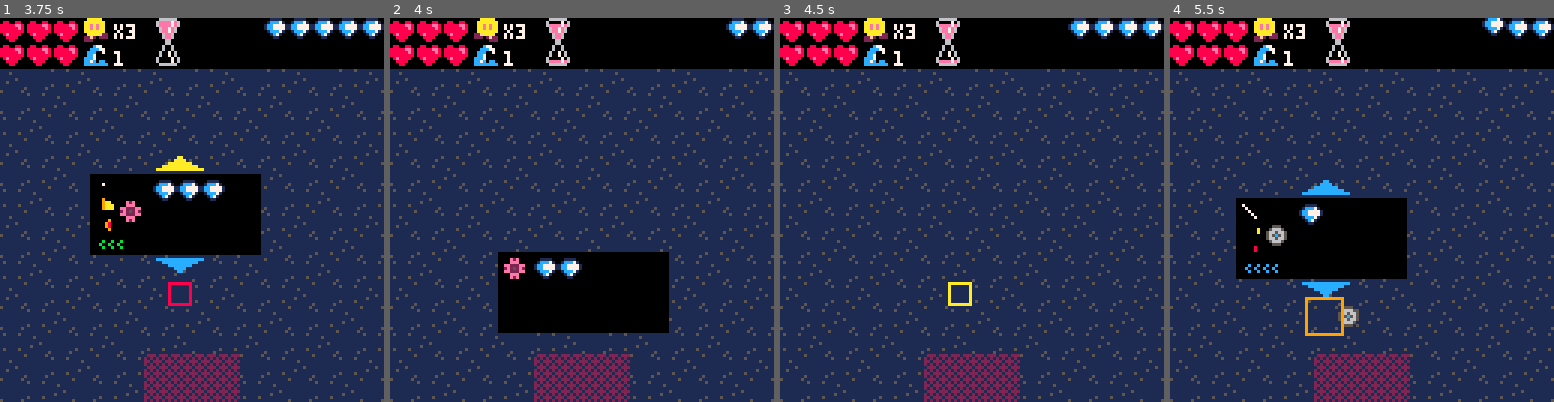
Above: before the commit, frames 1-4 (left to right).
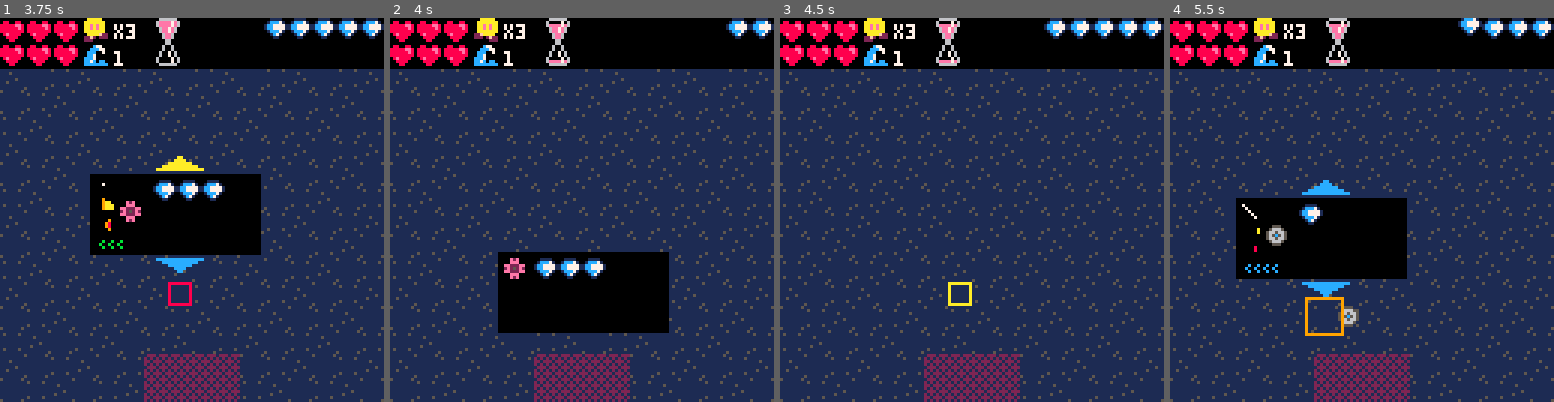
Above: after the commit, the same moments.

Repository: Gaveno/pico-mazing
Game: PICO-8 cartridge src/picomazing.p8
Two runs of this game, one before a commit and one after it. Both use one fixed random seed, a clock stepped at 60 frames per second and the inputs below.
Inputs:
- Up to frame 1 (3.75 s): tap O (Z key) at 0.33, 0.7, 1.43, 2.22, 3.1 s; tap X (X key) at 1.07, 2.07, 2.4, 2.73, 3.07, 3.4, 3.73 s; hold Left 1.97-2.37 s; hold Down 2.42-2.82 s; hold Right 2.87-3.53 s; hold Up from 3.58 s (still down)
- Up to frame 2 (4 s): keep holding Up; tap O (Z key) at 3.98 s
- Up to frame 3 (4.5 s): tap X (X key) at 4.07, 4.4 s; release Up at 4.08 s; hold Right from 4.13 s (still down)
- Up to frame 4 (5.5 s): release Right at 4.53 s; hold Down 4.58-5.08 s; tap X (X key) at 4.73, 5.07, 5.4 s; tap O (Z key) at 4.87 s; hold Left from 5.13 s (still down)

Frame 1 is identical in both runs. In frame 2, 0.2% of the frame differs, in the area x 50-57%, y 62-68%; in frame 3, 0.2%; in frame 4, 0.4%, in the area x 75-88%, y 0-6%.

Commit message:
Fixes
- Fixed rewards not giving correct amount for drones and bosses.
- Selling towers rounds up again so the base tower sells for full cost.
- Fixed lose condition not working on final boss.

Diff:
--- a/src/tower_menus.lua
+++ b/src/tower_menus.lua
@@ -70,7 +70,7 @@
     local tower = get_tower_at(x, y)
     if tower then
         -- Refund diamonds
-        local refund = flr(tower.type.cost * 0.75)
+        local refund = ceil(tower.type.cost * 0.75)
         diamonds += refund
 
         -- Remove tower
@@ -192,11 +192,6 @@
     spr(10, x + POPUP_MENU_WIDTH/2 - 6, y + POPUP_MENU_HEIGHT + 2, 1, 1, false, true)
     spr(10, x + POPUP_MENU_WIDTH/2 + 2, y + POPUP_MENU_HEIGHT + 2, 1, 1, true, true)
     pal()
-
-    -- Buttons
-    -- spr(16, x + 2, y + POPUP_MENU_HEIGHT - 1)
-    -- spr(17, x + POPUP_MENU_WIDTH - 10, y + POPUP_MENU_HEIGHT - 1)
-
 end
 
 function draw_sell_menu()
@@ -211,12 +206,8 @@
     tower.type.draw({cooldown = 0, type = tower.type}, x + 2, y + 2)
 
     -- Draw sell price
-    local refund = flr(tower.type.cost * 0.75)
+    local refund = ceil(tower.type.cost * 0.75)
     for i = 1, refund do
         spr(7, x + 12 + (i - 1) * 8, y + 2)
     end
-
-    -- Buttons
-    -- spr(16, x + 2, y + POPUP_MENU_HEIGHT - 1)
-    -- spr(17, x + POPUP_MENU_WIDTH - 10, y + POPUP_MENU_HEIGHT - 1)
-end
+end
--- a/src/unit_types.lua
+++ b/src/unit_types.lua
@@ -254,7 +254,7 @@
      type = 'boss',
      spawn_number = 1,
      damage = 6,
-     health = function(wave_number) return 55 * wave_number / 2 + flr(wave_number / 5) * 50 end,
+     health = function(wave_number) return 55 * wave_number / 2 + flr(wave_number / 5) * 70 end,
      reward = 6,
      speed = function(unit, wave_number)
          if unit.movement_type == 'fly' then
--- a/src/units.lua
+++ b/src/units.lua
@@ -73,7 +73,7 @@
         -- Check life and terminate early if a unit dies
         -- Should be fine because every unit doesn't have to update each frame
         if unit.health <= 0 then
-            diamonds += lookup(unit, 'reward', 1)
+            diamonds += lookup(unit.type, 'reward', 1)
             remove_unit(unit)
             return
         end
@@ -92,11 +92,6 @@
 
         -- Check if the unit has reached the exit
         if unit.y >= GRID_HEIGHT and unit.x > GRID_WIDTH/2 - 1 and unit.x <= GRID_WIDTH/2 + 1 then
-            -- if unit.type.damage then
-            --     lives -= unit.type.damage
-            -- else
-            --     lives -= 1
-            -- end
             lives -= lookup(unit.type, 'damage', 1)
             remove_unit(unit)
 
@@ -145,7 +140,6 @@
         local next_cell = unit.path[unit.path_index + 1]
         if grid[next_cell.x][next_cell.y].unit_id == nil then
             -- Empty previous cell and update to next target
-            -- printh("unit "..unit.id.." arrived at ("..target_cell.x..","..target_cell.y.."), moving to ("..next_cell.x..","..next_cell.y..")")
             grid[target_cell.x][target_cell.y].unit_id = nil
             unit.x = next_cell.x
             unit.y = next_cell.y
--- a/src/waves.lua
+++ b/src/waves.lua
@@ -31,7 +31,7 @@
     end
 
     -- Check if game has been won
-    if wave_number > 30 and #units == 0 then
+    if wave_number > 30 and #units == 0 and game_state == 'normal' then
         game_state = 'victory'
     end
 
